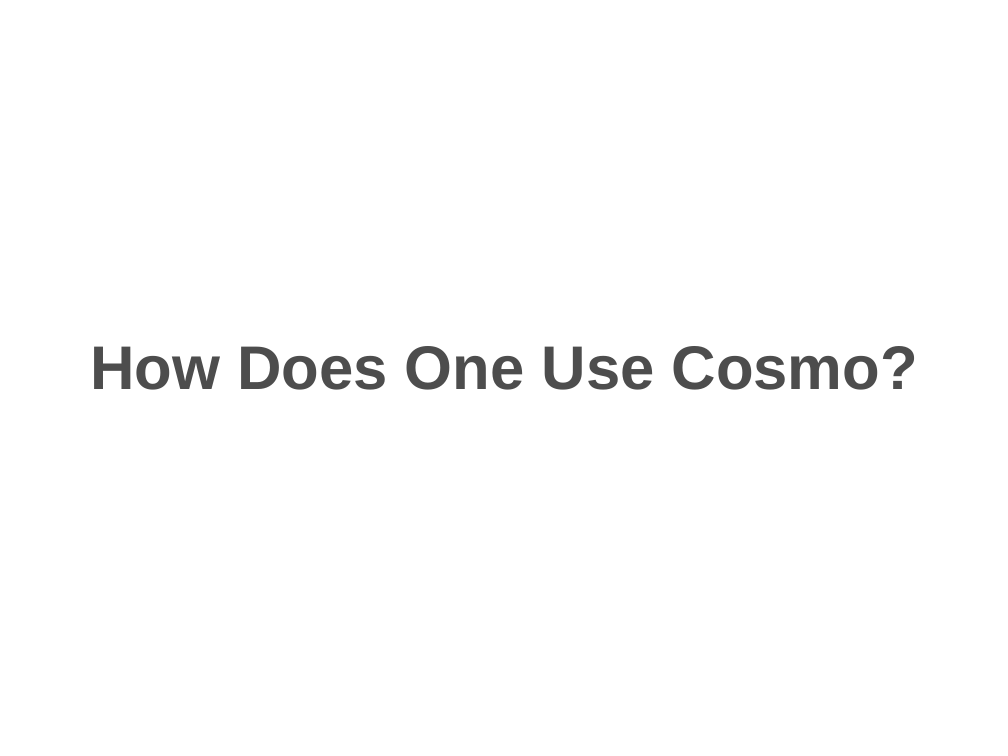
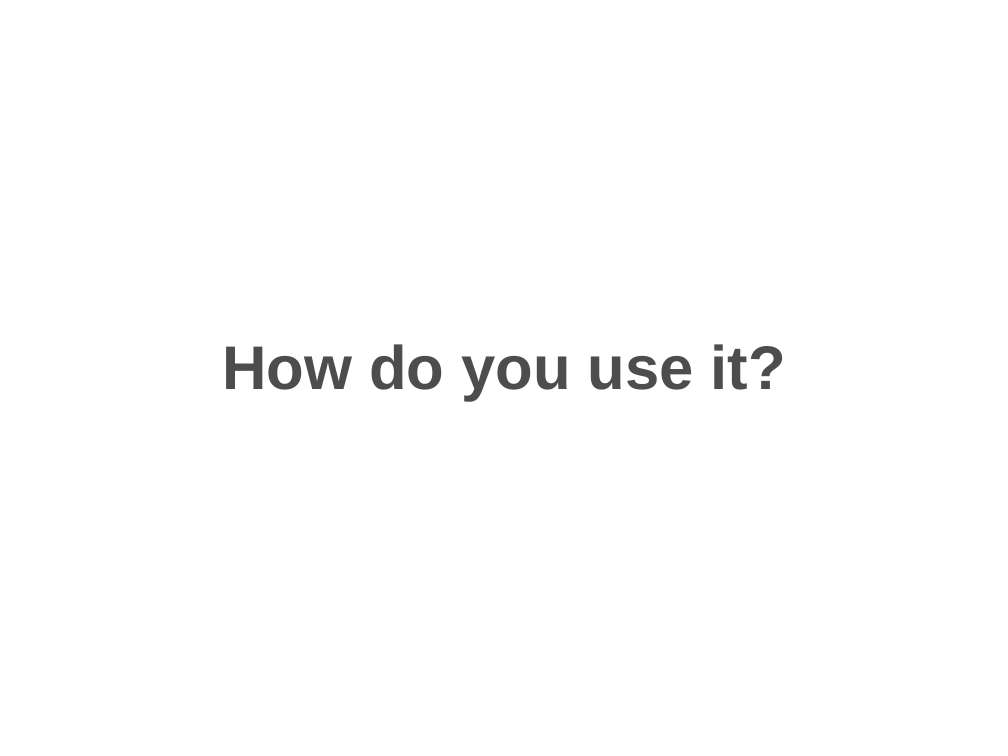
Before and after one commit to travis/cosmo, a slide deck: slide 6 of src/docs/presentations/apachecon2006.ppt. Drawn at 1008x756 pixels with LibreOffice and Linux fonts; fonts in the diff are those of the drawing; background and template pictures are left out. Boxes give left, top, right and bottom in pixels: in the first picture for what was removed or moved away, otherwise in the second. Text is boxed around its words. In the diff, an @@ line names an element or a change of style, - is before the commit and + after.

```diff
--- a/src/docs/presentations/apachecon2006.ppt
+++ b/src/docs/presentations/apachecon2006.ppt
@@ title at (222, 344, 786, 401): text changed @@
-How Does One Use Cosmo?
+How do you use it?
```
Also in this commit, not shown: 23 other slides changed, 10 slides added, 6 slides removed.
